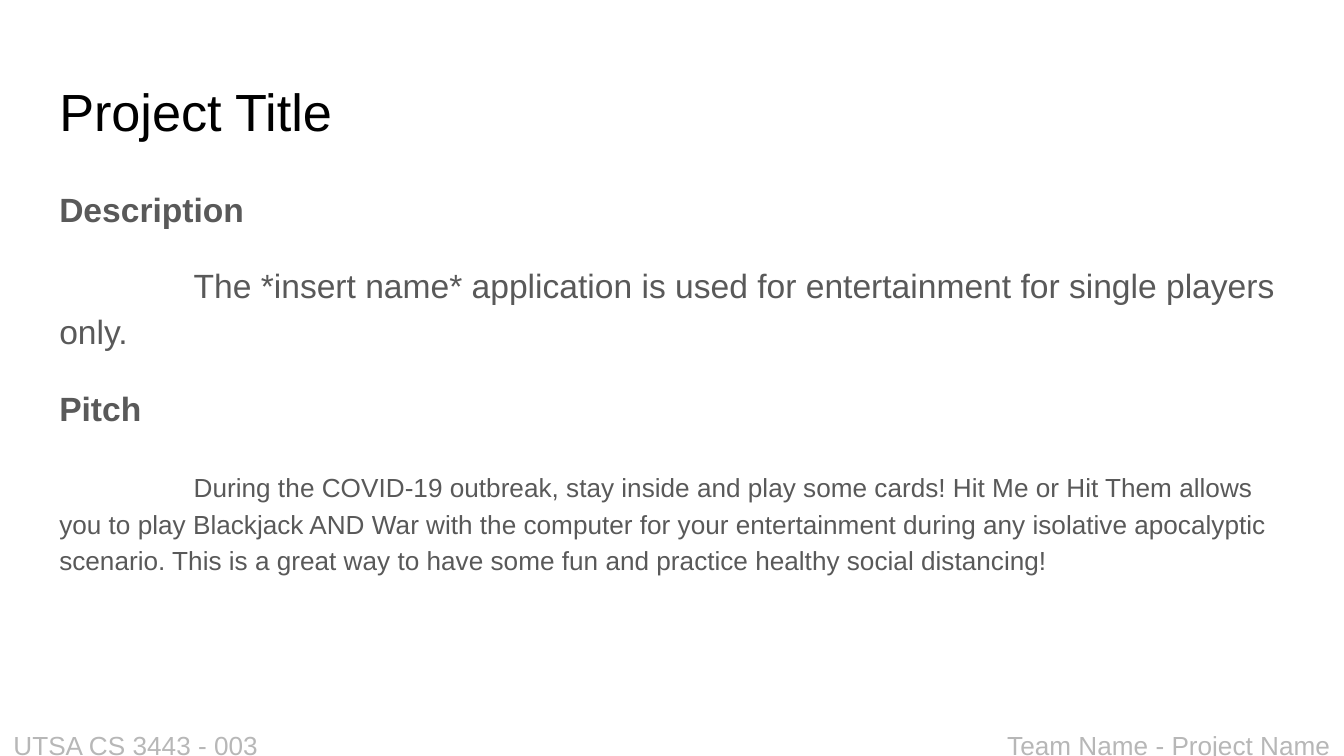
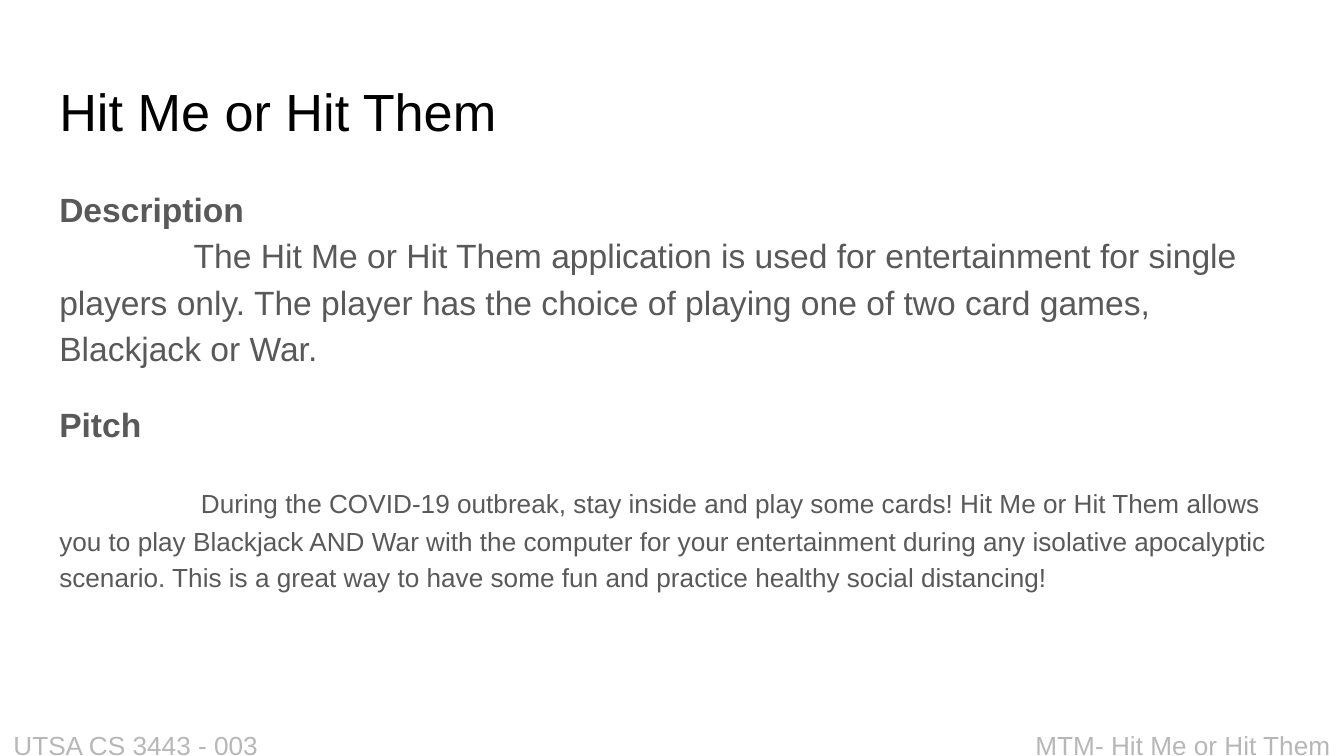
Before and after one commit to JayBlaine/Hit-Me-Or-Hit-Them, a slide deck: slide 2 of Applications Proposal.pptx. Drawn at 1344x756 pixels with LibreOffice and Linux fonts; fonts in the diff are those of the drawing. Boxes give left, top, right and bottom in pixels: in the first picture for what was removed or moved away, otherwise in the second. Text is boxed around its words. In the diff, an @@ line names an element or a change of style, - is before the commit and + after.

```diff
--- a/Applications Proposal.pptx
+++ b/Applications Proposal.pptx
@@ title at <box>59,93,497,132</box>: text changed @@
-Project Title
+Hit Me or Hit Them
@@ text at <box>59,243,1237,367</box>: text changed @@
-The *insert name* application is used for entertainment for single players only.
+The Hit Me or Hit Them application is used for entertainment for single players only. The player has the choice of playing one of two card games, Blackjack or War.
@@ text at <box>1035,736,1330,755</box>: text changed @@
-Team Name - Project Name
+MTM- Hit Me or Hit Them
```
Also in this commit, not shown: 3 slides added, 2 slides removed.
